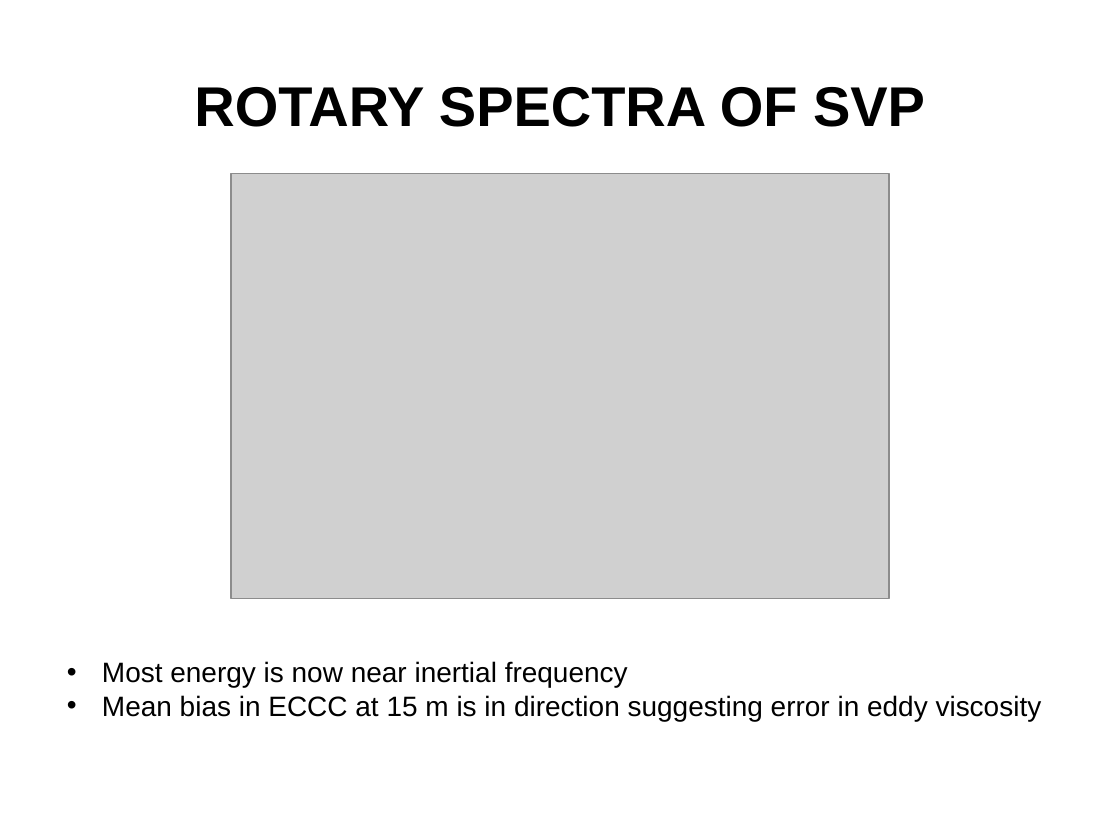
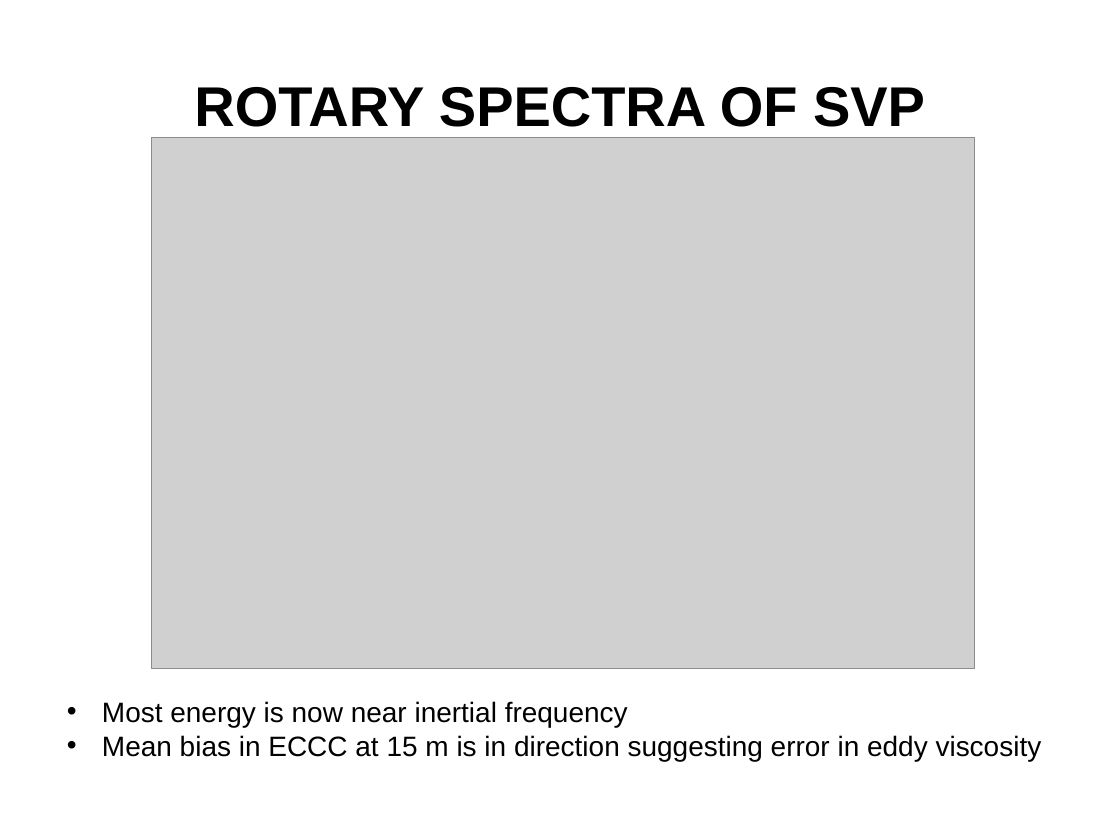
Before and after one commit to nsoontie/velocity-error, a slide deck: slide 8 of presentations/MOI-CONCEPTS-2021/Soontiens_Sutherland_drift_DFO-MOI.pptx. Drawn at 1120x840 pixels with LibreOffice and Linux fonts; fonts in the diff are those of the drawing; grey boxes stand for pictures; background and template pictures are left out. Boxes give left, top, right and bottom in pixels: in the first picture for what was removed or moved away, otherwise in the second. Text is boxed around its words. In the diff, an @@ line names an element or a change of style, - is before the commit and + after.

```diff
--- a/presentations/MOI-CONCEPTS-2021/Soontiens_Sutherland_drift_DFO-MOI.pptx
+++ b/presentations/MOI-CONCEPTS-2021/Soontiens_Sutherland_drift_DFO-MOI.pptx
@@ picture: place and size @@
-picture at [231,174,889,598]
+picture at [151,138,973,669]
@@ text "Most energy is now near ...": place and size @@
-text "Most energy is now near ..." at [102,661,1042,721]
+text "Most energy is now near ..." at [102,701,1042,761]
```
Also in this commit, not shown: 8 other slides changed.
